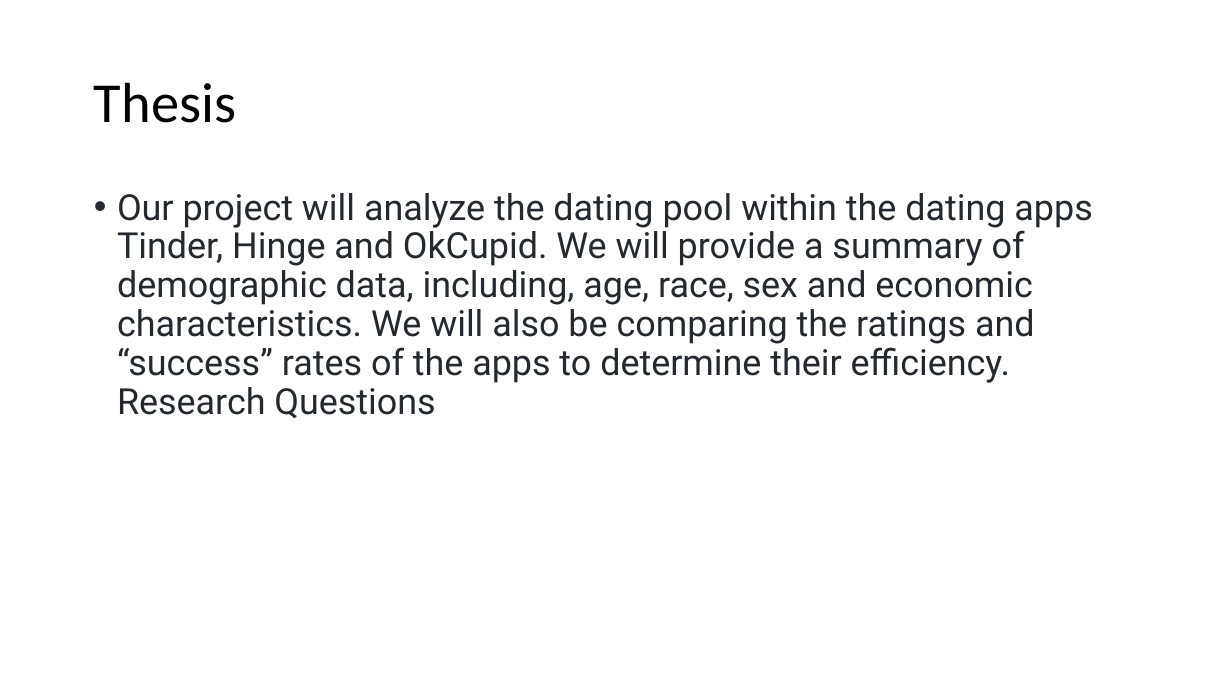
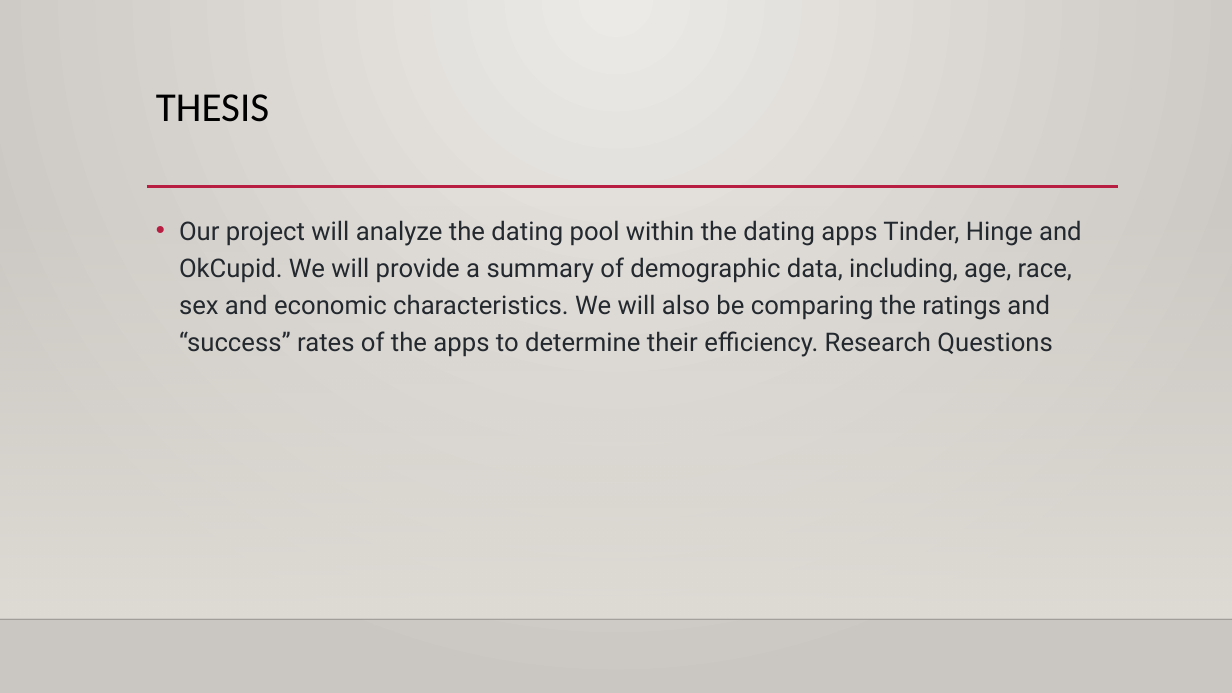
Before and after one commit to CervaRamiGomez/Exploratory_Analysis_of_Dating_Applications, a slide deck: slide 3 of Exploratory Analysis of Dating Applications.pptx. Drawn at 1232x693 pixels with LibreOffice and Linux fonts; fonts in the diff are those of the drawing; background and template pictures are left out. Boxes give left, top, right and bottom in pixels: in the first picture for what was removed or moved away, otherwise in the second. Text is boxed around its words. In the diff, an @@ line names an element or a change of style, - is before the commit and + after.

```diff
--- a/Exploratory Analysis of Dating Applications.pptx
+++ b/Exploratory Analysis of Dating Applications.pptx
@@ background #FFFFFF to gradient #ECEAE7 to #CAC7C1 @@
@@ title "THESIS" at [156,94,269,122]: vertical alignment middle to top @@
@@ title at [156,94,269,122]: text changed; size 44 to 32 pt @@
-Thesis
+THESIS
@@ rectangle added at [0,204,1232,619], fill gradient #DFDBD5 @@
@@ text "Our project will analyze the ...": place and size @@
-text "Our project will analyze the ..." at [117,193,1092,418]
+text "Our project will analyze the ..." at [179,220,1082,357]
@@ text "Our project will analyze the ..." at [179,220,1082,357]: size 28 to 20 pt; line spacing 0.9 to 1.2 @@
@@ line added from (147, 187) to (1118, 187), #B71E42 2.5 pt @@
@@ line added from (0, 619) to (1232, 619), #000001 1 pt @@
```
Also in this commit, not shown: 14 other slides changed, 5 slides added, 5 slides removed.
